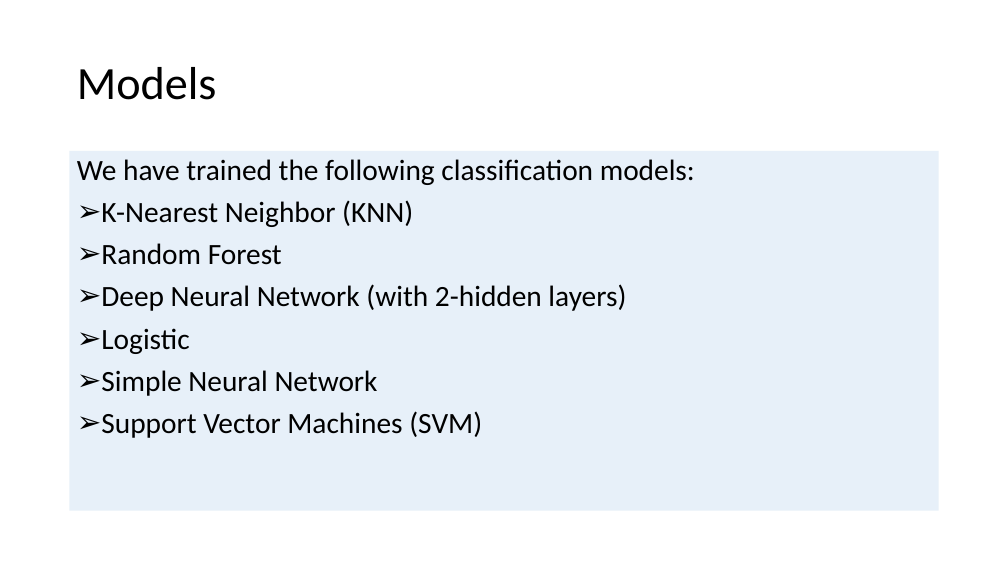
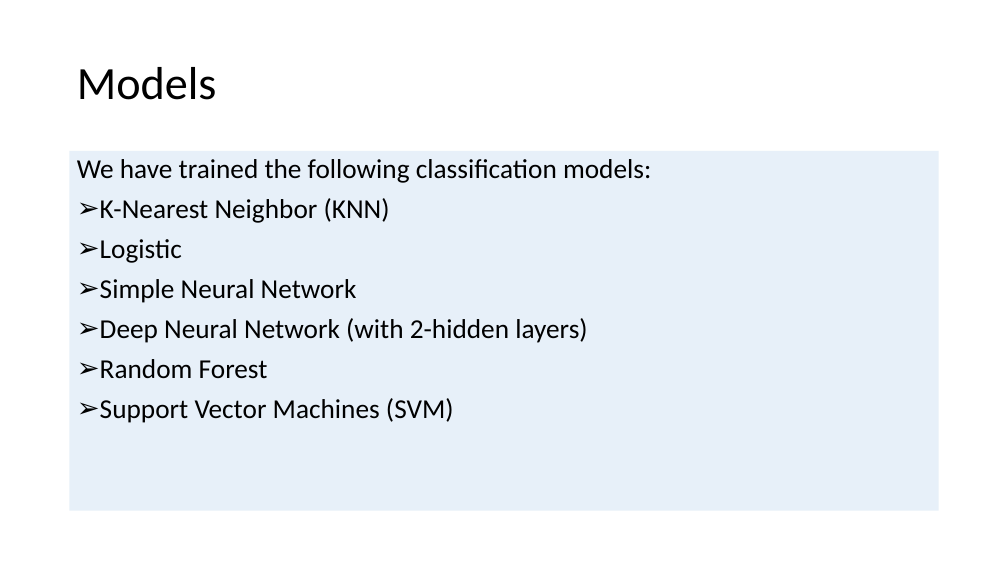
Before and after one commit to allidoiswen/GhostMode, a slide deck: slide 4 of Credit_Card_Fraud_Presentation.pptx (slide 5 before the commit). Drawn at 1008x567 pixels with LibreOffice and Linux fonts; fonts in the diff are those of the drawing; background and template pictures are left out. Boxes give left, top, right and bottom in pixels: in the first picture for what was removed or moved away, otherwise in the second. Text is boxed around its words. In the diff, an @@ line names an element or a change of style, - is before the commit and + after.

```diff
--- a/Credit_Card_Fraud_Presentation.pptx
+++ b/Credit_Card_Fraud_Presentation.pptx
@@ text at [77, 159, 651, 423]: size 28 to 26 pt in "We have trained the following classification models:", "K-Nearest Neighbor (KNN)", "Logistic", "Simple Neural Network" and 1 more places @@
@@ text at [101, 243, 626, 311]: paragraphs removed @@
-➢ Random Forest
-➢ Deep Neural Network (with 2-hidden layers)
@@ text at [100, 318, 587, 379]: paragraphs added @@
+➢ Deep Neural Network (with 2-hidden layers)
+➢ Random Forest
```
Also in this commit, not shown: 4 other slides changed, 6 slides added, 10 slides removed.
